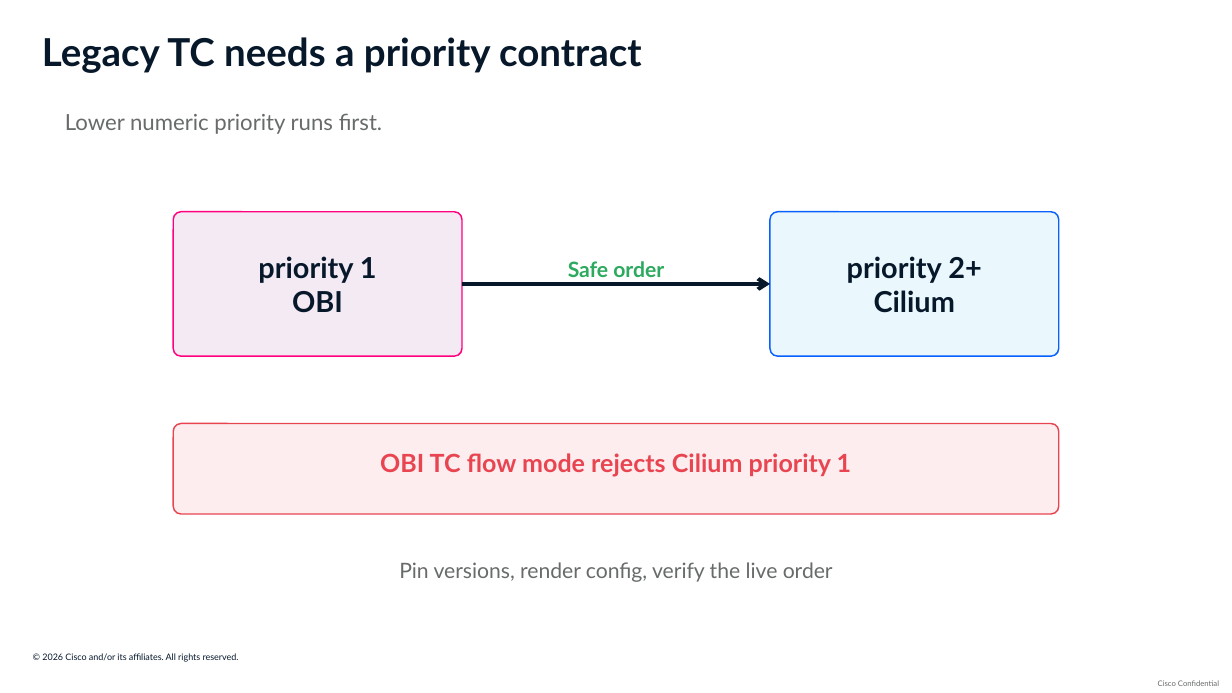
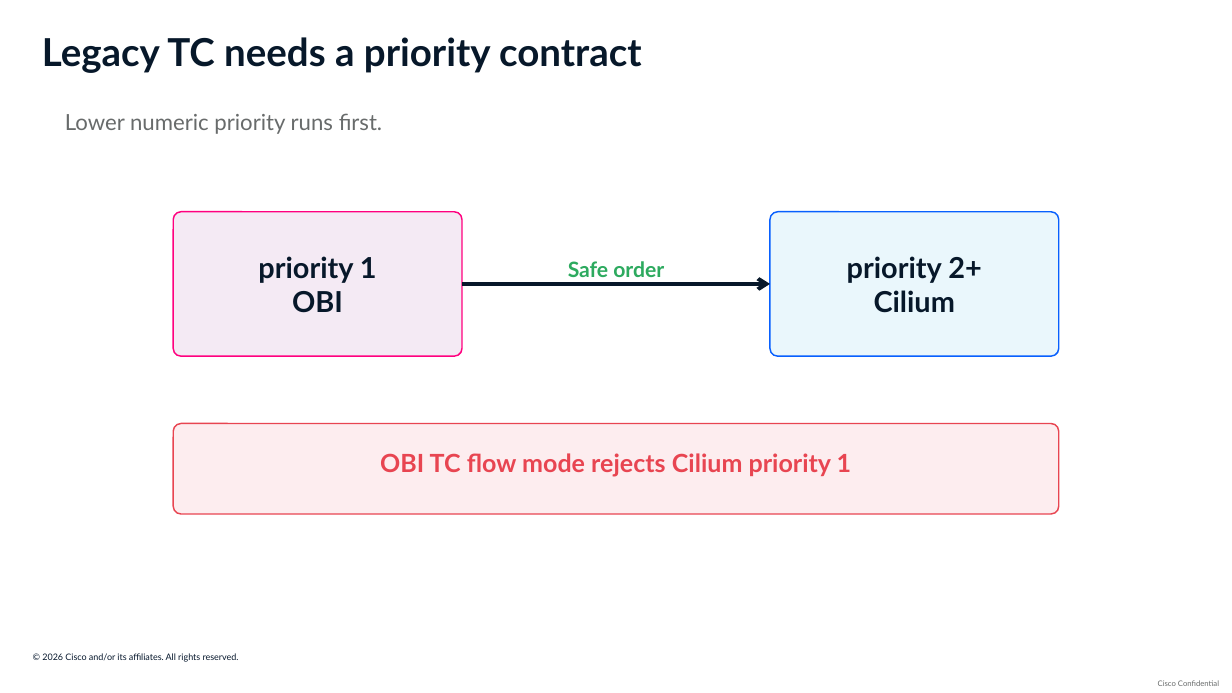
Before and after one commit to ajimenez1503/cilium-obi-demo, a slide deck: slide 13 of slides/cilium-obi-session-deck-latest.pptx (slide 12 before the commit). Drawn at 1232x693 pixels with LibreOffice and Linux fonts; fonts in the diff are those of the drawing; background and template pictures are left out. Boxes give left, top, right and bottom in pixels: in the first picture for what was removed or moved away, otherwise in the second. Text is boxed around its words. In the diff, an @@ line names an element or a change of style, - is before the commit and + after.

```diff
--- a/slides/cilium-obi-session-deck-latest.pptx
+++ b/slides/cilium-obi-session-deck-latest.pptx
@@ text removed at bbox=[399, 562, 833, 582] @@
-Pin versions, render config, verify the live order
```
Also in this commit, not shown: 11 other slides changed, 9 other files.
